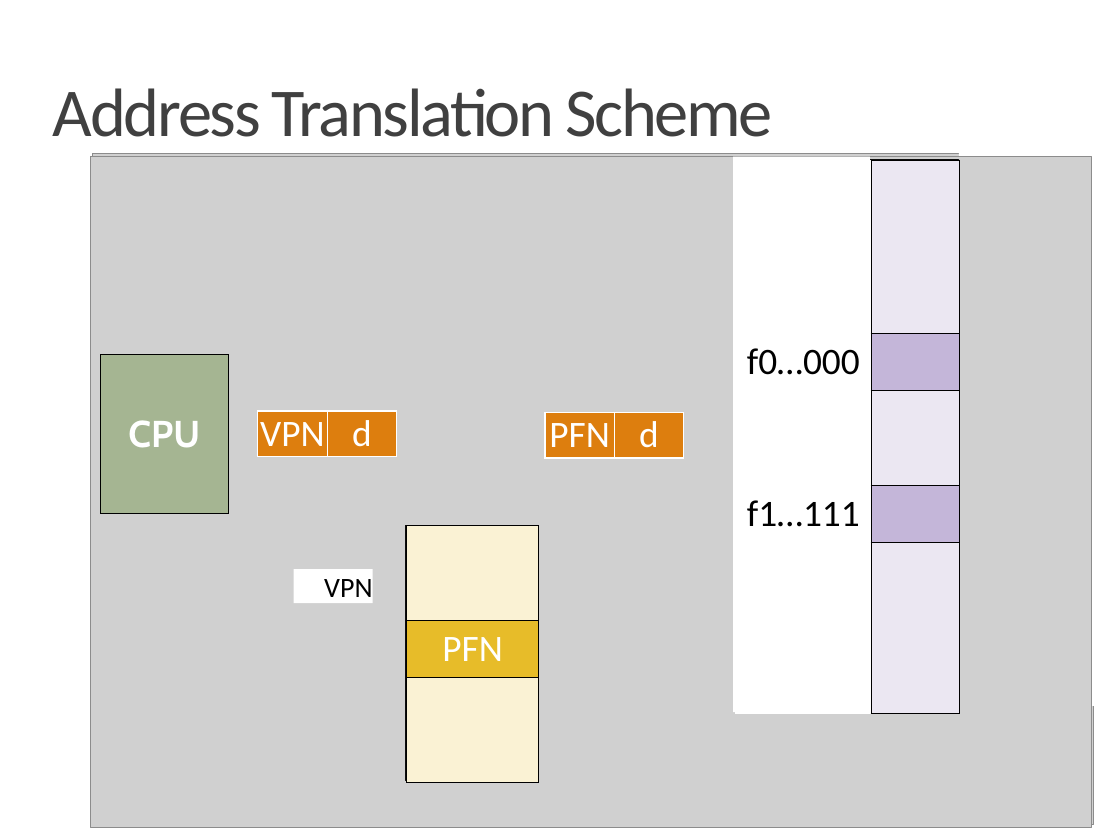
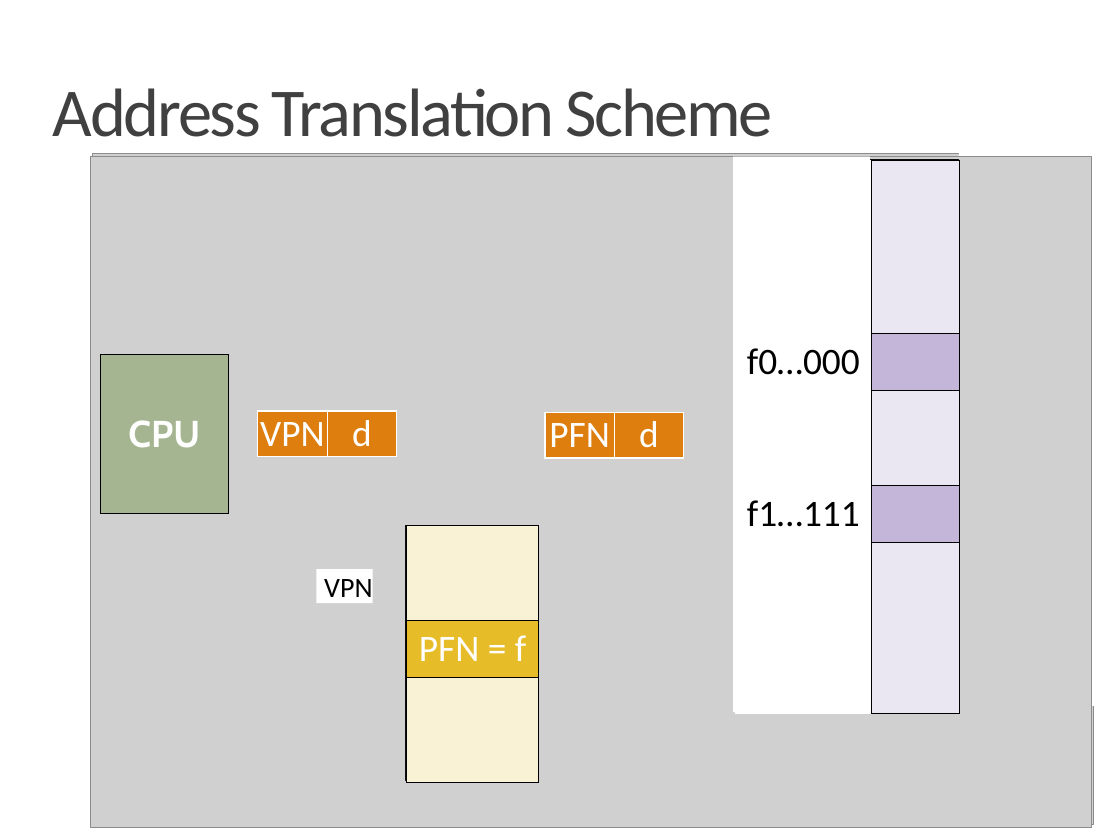
Before and after one commit to CattoAJ/MC504-2018s2, a slide deck: slide 12 of notebooks/nb180903/MC504-2018s2-T11(v1)-Paging.pptx. Drawn at 1120x840 pixels with LibreOffice and Linux fonts; fonts in the diff are those of the drawing; grey boxes stand for pictures. Boxes give left, top, right and bottom in pixels: in the first picture for what was removed or moved away, otherwise in the second. Text is boxed around its words. In the diff, an @@ line names an element or a change of style, - is before the commit and + after.

```diff
--- a/notebooks/nb180903/MC504-2018s2-T11(v1)-Paging.pptx
+++ b/notebooks/nb180903/MC504-2018s2-T11(v1)-Paging.pptx
@@ table at bbox=[407, 525, 539, 782] @@
-row 2, column 1: PFN
+row 2, column 1: PFN = f
@@ rectangle "VPN": place and size @@
-rectangle "VPN" at bbox=[293, 569, 373, 603]
+rectangle "VPN" at bbox=[317, 569, 373, 603]
```
Also in this commit, not shown: 9 other slides changed, 16 other files.
